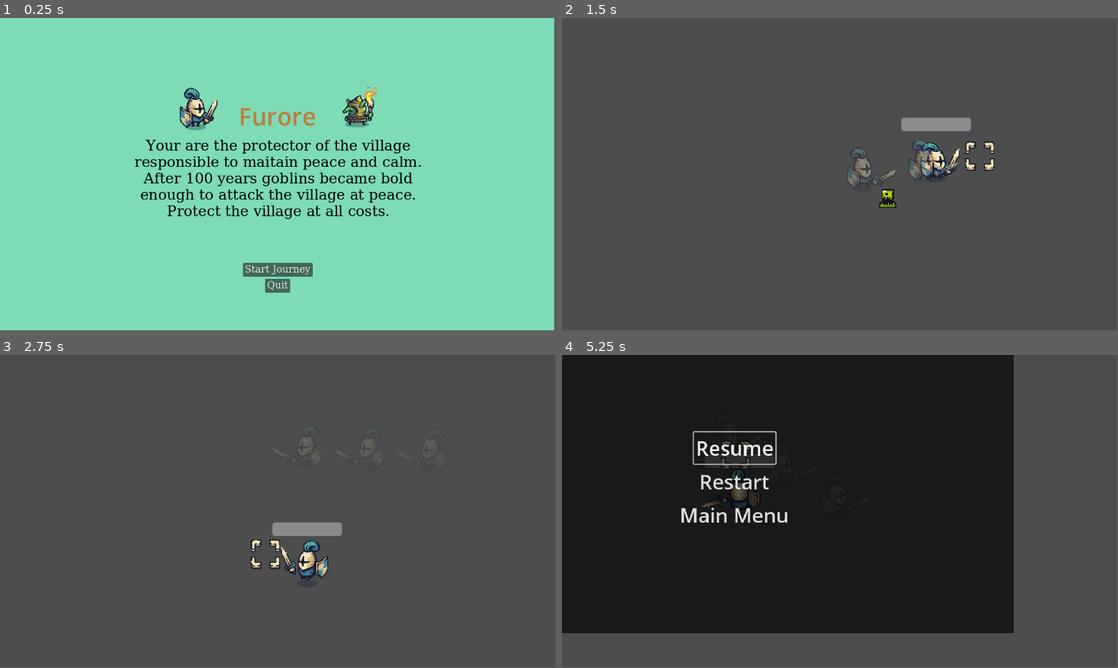
Above: before the commit, frames 1-4 (two rows, left to right).
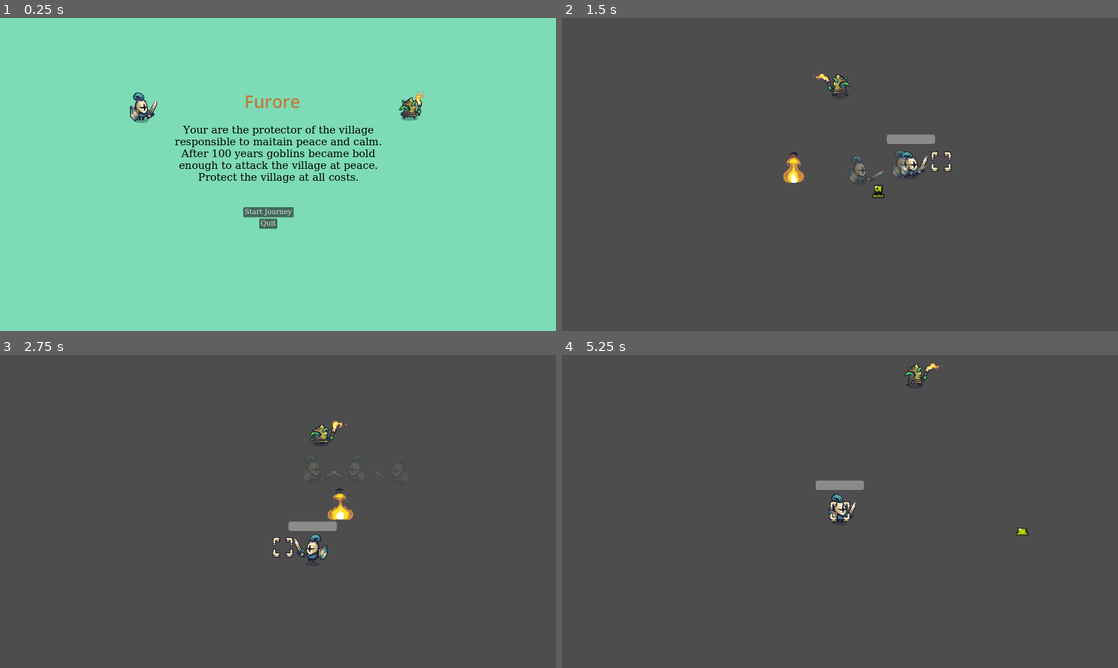
Above: after the commit, the same moments.

Repository: t3snake/you-are-the-weapon
Game: Godot game, scene res://scenes/main_menu.tscn
Same seed, same stepped clock (60 frames per second), same inputs: the game is played once before the commit and once after it.
Inputs (mouse positions are in pixels of both pictures, inside the frame that each line leads up to):
- Up to frame 1 (0.25 s): no input
- Up to frame 2 (1.5 s): click "Start Journey" at 0.5 s; tap Enter at 1.25 s; move the mouse to (962, 158) at 1.27 s; hold D (move_right) from 1.28 s (still down); right-click (962, 158) at 1.35 s
- Up to frame 3 (2.75 s): move the mouse to (166, 527) at 2.02 s; release D (move_right) at 2.03 s; hold S (move_down) from 2.03 s (still down); right-click (166, 527) at 2.1 s
- Up to frame 4 (5.25 s): move the mouse to (895, 442) at 2.77 s; release S (move_down) at 2.78 s; hold D (move_right) 2.78-3.53 s; click (895, 442) at 2.85 s; right-click (895, 442) at 3.05 s; move the mouse to (812, 574) at 3.52 s; hold W (move_up) 3.53-4.28 s; right-click (812, 574) at 3.6 s; move the mouse to (1006, 558) at 4.27 s; hold A (move_left) 4.28-5 s; right-click (1006, 558) at 4.35 s; tap Escape (pause) at 4.9 s; click "Resume" at 5 s
In our replay, the window is 799x449 before the commit and 800x450 after it. These sizes can differ from the game's own. Grey fills any space a smaller window leaves; there, only what the larger window draws over its background counts as a difference.

The runs differ from the first frame. In frame 1, 7.6% of the frame differs, in the area x 23-100%, y 0-100%; in frame 2, 2.8%; in frame 3, 1.8%; in frame 4, 72%, in the area x 0-84%, y 0-89%.
Error before the commit: Invalid access to property or key 'global_position' on a base object of type 'null instance'. (res://scripts/fire_goblin.gd:37)

Commit message:
Add game and level state, fix dynamic camera, add own sprites

Diff:
--- a/level_state.gd
+++ /dev/null
@@ -1,12 +0,0 @@
-extends Node
-
-var current_level: int
-
-var enemyCount: int
-
-func reset_state(level: int):
-	current_level = level
-	enemyCount = 0
-
-func isLevelFinished() -> bool:
-	return enemyCount == 0
--- a/project.godot
+++ b/project.godot
@@ -16,9 +16,17 @@
 run/max_fps=141
 config/icon="res://assets/icon.svg"
 
+[autoload]
+
+GameState="*res://scripts/game_state.gd"
+
 [display]
 
+window/size/viewport_width=1600
+window/size/viewport_height=900
+window/stretch/mode="viewport"
 window/vsync/vsync_mode=0
+mouse_cursor/custom_image="res://assets/t3snake/cursor.png"
 
 [input]
 
@@ -50,7 +58,7 @@
 "deadzone": 0.5,
 "events": [Object(InputEventMouseButton,"resource_local_to_scene":false,"resource_name":"","device":-1,"window_id":0,"a …(258 unchanged characters)…
 , Object(InputEventKey,"resource_local_to_scene":false,"resource_name":"","device":-1,"window_id":0,"alt_pressed":false …(182 unchanged characters)…
-, Object(InputEventJoypadButton,"resource_local_to_scene":false,"resource_name":"","device":-1,"button_index":10,"pressure":0.0,"pressed":true,"script":null)
+, Object(InputEventJoypadMotion,"resource_local_to_scene":false,"resource_name":"","device":-1,"axis":5,"axis_value":1.0,"script":null)
 ]
 }
 look_up={
@@ -82,6 +90,7 @@
 dash={
 "deadzone": 0.5,
 "events": [Object(InputEventMouseButton,"resource_local_to_scene":false,"resource_name":"","device":-1,"window_id":0,"a …(258 unchanged characters)…
+, Object(InputEventJoypadButton,"resource_local_to_scene":false,"resource_name":"","device":-1,"button_index":10,"pressure":0.0,"pressed":true,"script":null)
 ]
 }
 
--- a/resources/player.tres
+++ b/resources/player.tres
@@ -1,6 +1,7 @@
-[gd_resource type="SpriteFrames" load_steps=50 format=3 uid="uid://bjfh85pfafb4h"]
+[gd_resource type="SpriteFrames" load_steps=57 format=3 uid="uid://bjfh85pfafb4h"]
 
 [ext_resource type="Texture2D" uid="uid://bke51fbx1daf7" path="res://assets/TinySword/Warrior_Blue.png" id="1_5egdy"]
+[ext_resource type="Texture2D" uid="uid://u34q6tkkd2a6" path="res://assets/t3snake/warrior_blue_shotgun_atk.png" id="2_yciqs"]
 
 [sub_resource type="AtlasTexture" id="AtlasTexture_4ubqm"]
 atlas = ExtResource("1_5egdy")
@@ -97,6 +98,30 @@
 [sub_resource type="AtlasTexture" id="AtlasTexture_7i8gs"]
 atlas = ExtResource("1_5egdy")
 region = Rect2(960, 576, 192, 192)
+
+[sub_resource type="AtlasTexture" id="AtlasTexture_b8scx"]
+atlas = ExtResource("2_yciqs")
+region = Rect2(0, 0, 192, 192)
+
+[sub_resource type="AtlasTexture" id="AtlasTexture_ddbi6"]
+atlas = ExtResource("2_yciqs")
+region = Rect2(192, 0, 192, 192)
+
+[sub_resource type="AtlasTexture" id="AtlasTexture_50ws1"]
+atlas = ExtResource("2_yciqs")
+region = Rect2(384, 0, 192, 192)
+
+[sub_resource type="AtlasTexture" id="AtlasTexture_1ts8g"]
+atlas = ExtResource("2_yciqs")
+region = Rect2(576, 0, 192, 192)
+
+[sub_resource type="AtlasTexture" id="AtlasTexture_uy1x2"]
+atlas = ExtResource("2_yciqs")
+region = Rect2(768, 0, 192, 192)
+
+[sub_resource type="AtlasTexture" id="AtlasTexture_7sin0"]
+atlas = ExtResource("2_yciqs")
+region = Rect2(960, 0, 192, 192)
 
 [sub_resource type="AtlasTexture" id="AtlasTexture_8tsep"]
 atlas = ExtResource("1_5egdy")
@@ -286,6 +311,29 @@
 }],
 "loop": false,
 "name": &"attack_left_right_combo_2",
+"speed": 20.0
+}, {
+"frames": [{
+"duration": 1.0,
+"texture": SubResource("AtlasTexture_b8scx")
+}, {
+"duration": 1.0,
+"texture": SubResource("AtlasTexture_ddbi6")
+}, {
+"duration": 1.0,
+"texture": SubResource("AtlasTexture_50ws1")
+}, {
+"duration": 1.0,
+"texture": SubResource("AtlasTexture_1ts8g")
+}, {
+"duration": 1.0,
+"texture": SubResource("AtlasTexture_uy1x2")
+}, {
+"duration": 1.0,
+"texture": SubResource("AtlasTexture_7sin0")
+}],
+"loop": true,
+"name": &"attack_shotgun",
 "speed": 20.0
 }, {
 "frames": [{
--- a/scenes/homing_fire.tscn
+++ b/scenes/homing_fire.tscn
@@ -68,7 +68,7 @@
 z_index = 2
 scale = Vector2(0.4, 0.4)
 collision_layer = 8
-collision_mask = 139
+collision_mask = 171
 script = ExtResource("1_8r02l")
 Explosion = ExtResource("2_ifcpa")
 speed = 220
--- a/scenes/level1.tscn
+++ b/scenes/level1.tscn
@@ -1,43 +1,44 @@
 [gd_scene load_steps=7 format=3 uid="uid://bu31hlst7ow2l"]
 
-[ext_resource type="Script" path="res://scripts/pause_menu.gd" id="1_kfxkx"]
+[ext_resource type="Script" path="res://scripts/level_state.gd" id="1_kfxkx"]
 [ext_resource type="PackedScene" uid="uid://dv7wsjusc4kpi" path="res://scenes/player.tscn" id="2_t5jgk"]
 [ext_resource type="Script" path="res://scripts/dynamic_camera.gd" id="3_7jhtk"]
 [ext_resource type="PackedScene" uid="uid://e1wmunwb55ho" path="res://scenes/pause_menu.tscn" id="4_pqq20"]
 [ext_resource type="PackedScene" uid="uid://d1loc7h3x5hd2" path="res://scenes/fire_goblin.tscn" id="5_odyey"]
 [ext_resource type="PackedScene" uid="uid://cidlj06ne568v" path="res://scenes/slime.tscn" id="6_supbf"]
 
-[node name="Level1" type="Node2D"]
+[node name="Level" type="Node2D"]
 y_sort_enabled = true
 script = ExtResource("1_kfxkx")
 
 [node name="World" type="Node" parent="."]
 
 [node name="Player" parent="." instance=ExtResource("2_t5jgk")]
+unique_name_in_owner = true
 position = Vector2(-460, -93)
 scale = Vector2(0.4, 0.4)
 collision_mask = 141
 
 [node name="Camera2D" type="Camera2D" parent="Player"]
-position = Vector2(-1.66669, 3.33334)
-scale = Vector2(1.66667, 1.66667)
-zoom = Vector2(2.6, 2.6)
+zoom = Vector2(2.5, 2.5)
 process_callback = 0
 position_smoothing_enabled = true
 position_smoothing_speed = 2.0
 script = ExtResource("3_7jhtk")
 
-[node name="PauseMenu" parent="Player" instance=ExtResource("4_pqq20")]
+[node name="PauseMenu" parent="Player/Camera2D" instance=ExtResource("4_pqq20")]
 z_index = 5
 anchors_preset = 0
 anchor_right = 0.0
 anchor_bottom = 0.0
-offset_left = -586.668
-offset_top = -356.667
-offset_right = -586.668
-offset_bottom = -356.667
+offset_left = -805.0
+offset_top = -448.0
+offset_right = 797.0
+offset_bottom = 447.0
 grow_horizontal = 1
 grow_vertical = 1
+size_flags_horizontal = 3
+size_flags_vertical = 3
 
 [node name="FireGoblins" type="Node" parent="."]
 
--- a/scenes/level_state.tscn
+++ /dev/null
@@ -1,6 +0,0 @@
-[gd_scene load_steps=2 format=3 uid="uid://c6u1tuuecioux"]
-
-[ext_resource type="Script" path="res://level_state.gd" id="1_0vtch"]
-
-[node name="LevelState" type="Node"]
-script = ExtResource("1_0vtch")
--- a/scenes/main_menu.tscn
+++ b/scenes/main_menu.tscn
@@ -129,8 +129,8 @@
 
 [node name="ColorRect" type="ColorRect" parent="."]
 layout_mode = 0
-offset_right = 40.0
-offset_bottom = 40.0
+offset_right = 56.0
+offset_bottom = 56.0
 scale = Vector2(28.76, 16.2)
 color = Color(0.49022, 0.857903, 0.715522, 1)
 
@@ -140,10 +140,10 @@
 anchor_top = 0.5
 anchor_right = 1.0
 anchor_bottom = 0.5
-offset_left = 521.0
-offset_top = 504.0
-offset_right = 631.0
-offset_bottom = 570.0
+offset_left = 709.0
+offset_top = 538.0
+offset_right = 836.0
+offset_bottom = 606.0
 grow_horizontal = 2
 grow_vertical = 2
 
@@ -164,17 +164,17 @@
 text = "Quit"
 
 [node name="PlayerSprite" type="AnimatedSprite2D" parent="."]
-position = Vector2(406, 193)
+position = Vector2(407, 262)
 sprite_frames = SubResource("SpriteFrames_xntgl")
 autoplay = "default"
 frame_progress = 0.379357
 
 [node name="GameTitle" type="Label" parent="."]
 layout_mode = 0
-offset_left = 495.0
-offset_top = 169.0
-offset_right = 656.0
-offset_bottom = 238.0
+offset_left = 703.0
+offset_top = 205.0
+offset_right = 864.0
+offset_bottom = 274.0
 theme_override_colors/font_color = Color(0.752385, 0.492089, 0.231612, 1)
 theme_override_colors/font_shadow_color = Color(0, 0, 0, 0)
 theme_override_colors/font_outline_color = Color(0, 0, 0, 0)
@@ -183,7 +183,7 @@
 text = "Furore"
 
 [node name="FireGoblinSprite" type="AnimatedSprite2D" parent="."]
-position = Vector2(741, 190)
+position = Vector2(1179, 258)
 sprite_frames = SubResource("SpriteFrames_nhk6e")
 autoplay = "default"
 frame_progress = 0.173033
@@ -191,10 +191,10 @@
 
 [node name="GameInfo" type="Label" parent="."]
 layout_mode = 0
-offset_left = 259.0
-offset_top = 251.0
-offset_right = 896.0
-offset_bottom = 518.0
+offset_left = 483.0
+offset_top = 308.0
+offset_right = 1120.0
+offset_bottom = 575.0
 theme_override_colors/font_color = Color(0, 0, 0, 1)
 theme_override_fonts/font = SubResource("SystemFont_2ryo4")
 theme_override_font_sizes/font_size = 30
--- a/scenes/pause_menu.tscn
+++ b/scenes/pause_menu.tscn
@@ -1,6 +1,6 @@
 [gd_scene load_steps=2 format=3 uid="uid://e1wmunwb55ho"]
 
-[ext_resource type="Script" path="res://scripts/pause_menu_buttons.gd" id="1_7n8f4"]
+[ext_resource type="Script" path="res://scripts/pause_menu.gd" id="1_7n8f4"]
 
 [node name="PauseMenu" type="Control"]
 layout_mode = 3
@@ -12,13 +12,16 @@
 script = ExtResource("1_7n8f4")
 
 [node name="MarginContainer" type="MarginContainer" parent="."]
-layout_mode = 0
-offset_right = 1153.0
-offset_bottom = 645.0
-theme_override_constants/margin_left = 20
-theme_override_constants/margin_top = 20
-theme_override_constants/margin_right = 20
-theme_override_constants/margin_bottom = 20
+layout_mode = 1
+anchors_preset = 15
+anchor_right = 1.0
+anchor_bottom = 1.0
+grow_horizontal = 2
+grow_vertical = 2
+theme_override_constants/margin_left = 50
+theme_override_constants/margin_top = 50
+theme_override_constants/margin_right = 50
+theme_override_constants/margin_bottom = 50
 
 [node name="ColorRect" type="ColorRect" parent="MarginContainer"]
 layout_mode = 2
--- a/scenes/player.tscn
+++ b/scenes/player.tscn
@@ -30,8 +30,9 @@
 [node name="AnimatedSprite2D" type="AnimatedSprite2D" parent="."]
 unique_name_in_owner = true
 sprite_frames = ExtResource("3_qibpi")
-animation = &"idle"
+animation = &"attack_shotgun"
 autoplay = "idle"
+frame_progress = 0.662541
 script = ExtResource("3_wxloe")
 
 [node name="CollisionShape2D" type="CollisionShape2D" parent="."]
--- a/scenes/slime.tscn
+++ b/scenes/slime.tscn
@@ -116,7 +116,7 @@
 [node name="Slime" type="CharacterBody2D"]
 z_index = 2
 collision_layer = 4
-collision_mask = 23
+collision_mask = 7
 script = ExtResource("1_p0gd4")
 SPEED = 140.0
 explosion = ExtResource("2_t0hr5")
--- a/scripts/dynamic_camera.gd
+++ b/scripts/dynamic_camera.gd
@@ -1,15 +1,19 @@
 extends Camera2D
 
 var target_distance = 0
+var mouse_position = Vector2.ZERO
 
 @export var SPEED := 120
 
+func _process(delta: float) -> void:
+	mouse_position = get_local_mouse_position()
+	var direction = position.direction_to(mouse_position)
 
-func _process(delta: float) -> void:
-	var direction = position.direction_to(get_local_mouse_position())
-
-	position += direction * target_distance * SPEED * delta
+	var new_position = position + (direction * target_distance * SPEED * delta)
+	if new_position.length() < 200:
+		position = new_position
 
 func _input(event: InputEvent) -> void:
 	if event is InputEventMouseMotion:
-		target_distance = position.distance_to(get_local_mouse_position()) * (2.0/3.0)
+		var mouse_distance = position.distance_to(mouse_position)
+		target_distance = clamp(mouse_distance, 0, 10) * (2.0/3.0)
--- a/scripts/fire_goblin.gd
+++ b/scripts/fire_goblin.gd
@@ -10,9 +10,13 @@
 @onready var attack_wait_time: Timer = $AttackWaitTime
 @onready var anim_sprite: AnimatedSprite2D = %AnimatedSprite2D
 
+@onready var level_state := get_node("/root/Level")
+
+func _ready() -> void:
+	level_state.register_enemy_spawn()
 
 func _physics_process(_delta: float) -> void:
-	var player = get_node('/root/Game/Player')
+	var player = %Player
 	var distance = get_distance_from_player(player)
 	var direction = self.global_position.direction_to(player.global_position)
 
@@ -58,3 +62,4 @@
 	get_parent().add_child(explode)
 	explode.play_explode_animation()
 	call_deferred("queue_free")
+	level_state.register_enemy_death()
--- /dev/null
+++ b/scripts/game_state.gd
@@ -0,0 +1,37 @@
+extends Node
+
+var timer: int
+var is_timer_active: bool
+
+var levels_cleared: int
+var current_level: int
+
+var highscore_map: Dictionary
+
+func _ready() -> void:
+	levels_cleared = 0
+	highscore_map = {}
+	timer = 0
+	is_timer_active = false
+
+func start_timer() -> void:
+	is_timer_active = true
+
+func stop_timer() -> void:
+	is_timer_active = false
+
+func set_level(level: int) -> void:
+	current_level = level
+	timer = 0
+	is_timer_active = false
+
+func set_level_cleared(level: int) -> void:
+	if level > levels_cleared:
+		levels_cleared = level
+
+	if level not in highscore_map:
+		highscore_map[level] = timer
+	elif timer > highscore_map[level]:
+		highscore_map[level] = timer
+
+	timer = 0
--- /dev/null
+++ b/scripts/level_state.gd
@@ -0,0 +1,44 @@
+extends Node2D
+
+var enemy_count: int
+var is_paused = false
+var is_start = true
+
+@onready var pause_menu_ui: Control = $Player/Camera2D/PauseMenu
+
+func _ready() -> void:
+	GameState.set_level(1)
+	pause_menu_ui.hide()
+
+func register_enemy_spawn():
+	is_start = false
+	enemy_count += 1
+
+func register_enemy_death():
+	enemy_count -= 1
+	print("Enemies remaining " + str(enemy_count))
+
+func _input(_event: InputEvent) -> void:
+	if Input.is_action_just_pressed("pause"):
+		toggle_pause_menu()
+
+func _process(_delta: float) -> void:
+	if !is_start and is_level_finished():
+		get_tree().change_scene_to_file("res://scenes/main_menu.tscn")
+
+func is_level_finished() -> bool:
+	return enemy_count == 0
+
+func toggle_pause_menu():
+	if is_paused:
+		pause_menu_ui.hide()
+		Engine.time_scale = 1
+		set_physics_process(true)
+		set_process(true)
+	else:
+		pause_menu_ui.show()
+		Engine.time_scale = 0
+		set_physics_process(false)
+
+
+	is_paused = !is_paused
--- a/scripts/pause_menu.gd
+++ b/scripts/pause_menu.gd
@@ -1,27 +1,18 @@
-extends Node2D
+extends Control
 
 
-@onready var pause_menu_ui: Control = $Player/PauseMenu
-var paused = false
+var level
 
 func _ready() -> void:
-	pause_menu_ui.hide()
+	level = get_node("/root/Level")
 
-func _input(_event: InputEvent) -> void:
-	if Input.is_action_just_pressed("pause"):
-		toggle_pause_menu()
+func _on_resume_button_pressed() -> void:
+	level.toggle_pause_menu()
 
-func _process(_delta: float) -> void:
-	pass
+func _on_restart_button_pressed() -> void:
+	level.toggle_pause_menu()
+	get_tree().reload_current_scene()
 
-func toggle_pause_menu():
-	if paused:
-		pause_menu_ui.hide()
-		Engine.time_scale = 1
-		set_physics_process(true)
-	else:
-		pause_menu_ui.show()
-		Engine.time_scale = 0
-		set_physics_process(false)
-
-	paused = !paused
+func _on_main_menu_button_pressed() -> void:
+	level.toggle_pause_menu()
+	get_tree().change_scene_to_file("res://scenes/main_menu.tscn")
--- a/scripts/pause_menu_buttons.gd
+++ /dev/null
@@ -1,18 +0,0 @@
-extends Control
-
-
-var root
-
-func _ready() -> void:
-	root = get_node("/root/Game")
-
-func _on_resume_button_pressed() -> void:
-	root.toggle_pause_menu()
-
-func _on_restart_button_pressed() -> void:
-	root.toggle_pause_menu()
-	get_tree().reload_current_scene()
-
-func _on_main_menu_button_pressed() -> void:
-	root.toggle_pause_menu()
-	get_tree().change_scene_to_file("res://scenes/main_menu.tscn")
--- a/scripts/slime.gd
+++ b/scripts/slime.gd
@@ -7,25 +7,32 @@
 
 @onready var slime_animation: AnimatedSprite2D = $AnimatedSprite2D
 
+@onready var level_state := get_node("/root/Level")
+
 var player = null
 
 func _ready() -> void:
 	slime_animation.play_spawn_animation()
+	level_state.register_enemy_spawn()
 
 func _physics_process(delta: float) -> void:
-	if player:
-		var collision = move_and_collide((player.position - position).normalized() * SPEED * delta)
-		if collision:
+	if player and player.is_dashing:
+		slime_animation.play_idle_animation()
+		move_and_slide()
+	elif player and !player.is_dashing:
+		var collision = move_and_collide((player.global_position - global_position).normalized() * SPEED * delta)
+		if collision and !player.is_dashing:
 			velocity = velocity.bounce(collision.get_normal())
 			var collider = collision.get_collider()
 			if collider is Player and collider.has_method("hit"):
-				collision.get_collider().hit(velocity)
+				player.hit(velocity)
 		else:
+			move_and_slide()
 			slime_animation.play_idle_animation()
 	else:
 		slime_animation.play_idle_animation()
 		velocity = Vector2.ZERO
-		move_and_slide()
+
 
 func hit() -> void:
 	slime_animation.play_damaged_animation()
@@ -47,5 +54,8 @@
 		var explode = explosion.instantiate()
 		explode.position = global_position
 		get_parent().add_child(explode)
+
 		explode.play_explode_animation()
+
+		level_state.register_enemy_death()
 		queue_free()
Binary file added: assets/t3snake/cursor.png
Not shown, added: assets/t3snake/cursor.png.import
Binary file added: assets/t3snake/warrior_blue_shotgun_atk.png
Not shown, added: assets/t3snake/warrior_blue_shotgun_atk.png.import
